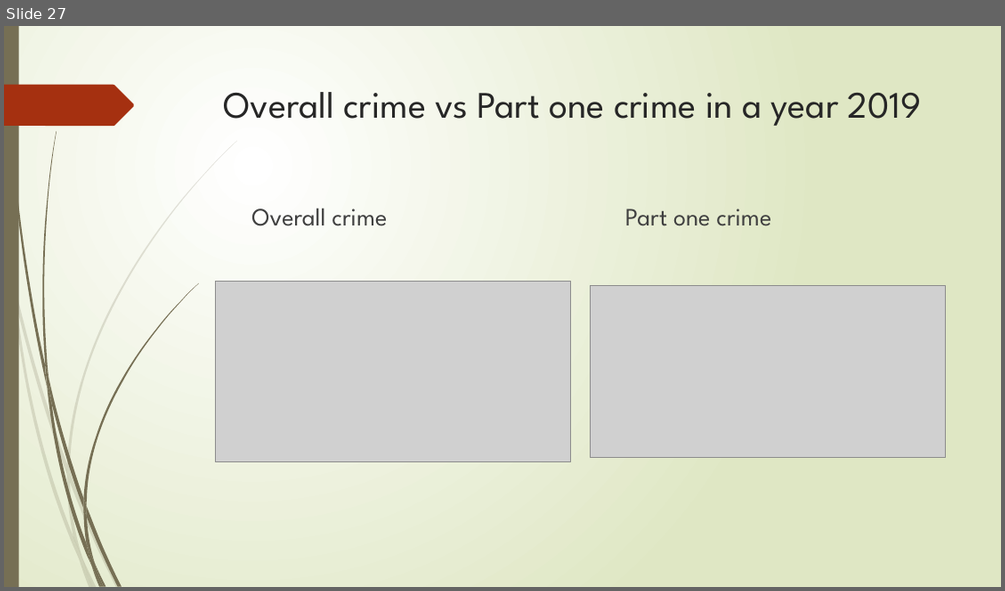
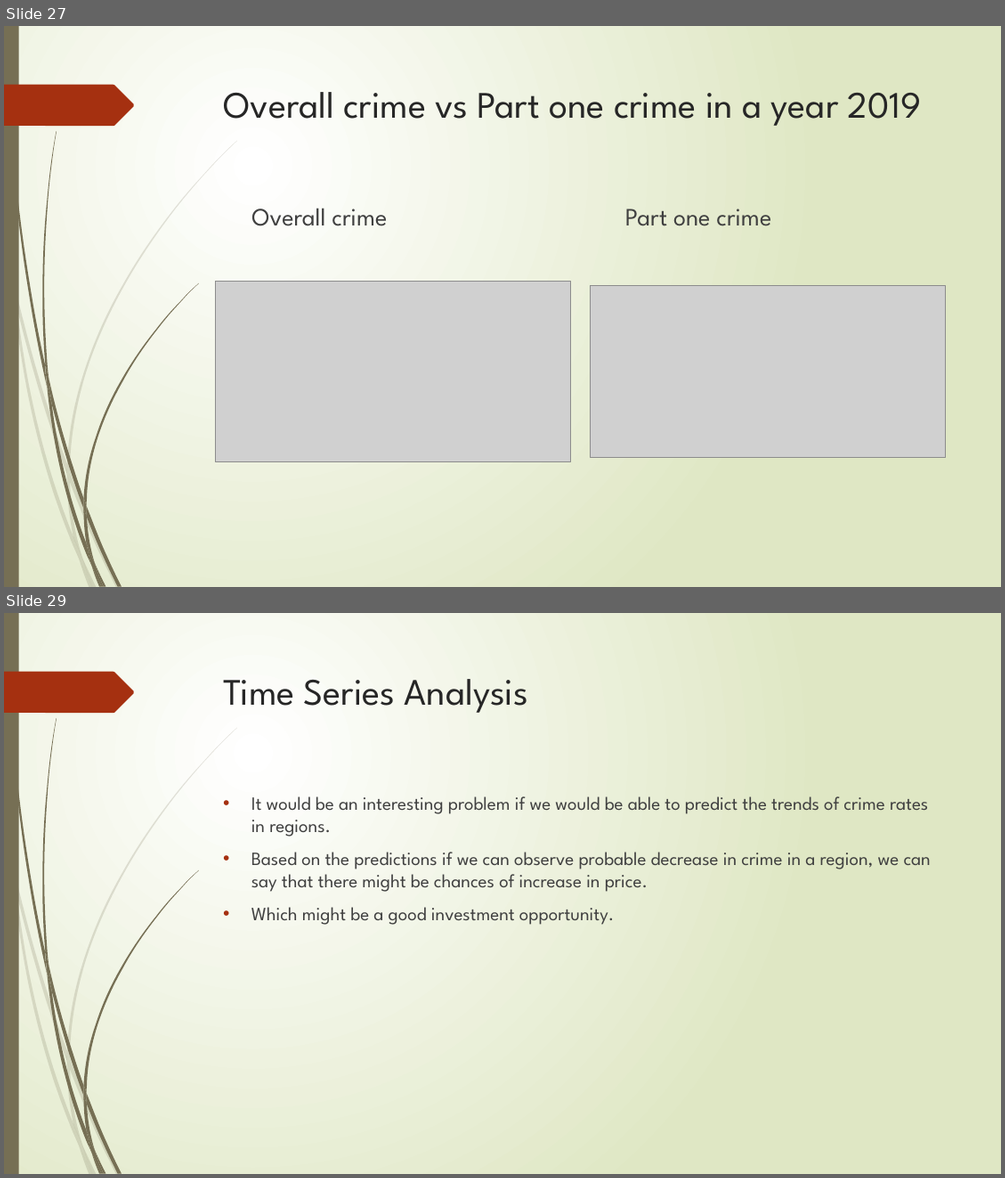
Before and after one commit to mitresh95/ImpactOfCrimeOnHousing, a slide deck: Presentation.pptx. Shown one above the other, each under a label of ours: slide 27 before the commit, slides 27 and 29 after it; the slides between them are not shown. The pictures are 1005x591 and 1005x1178 pixels, drawn with LibreOffice and Linux fonts; fonts in the diff are those of the drawing; grey boxes stand for pictures. Boxes give left, top, right and bottom in pixels: in the first picture for what was removed or moved away, otherwise in the second. Text is boxed around its words. In the diff, an @@ line names an element or a change of style, - is before the commit and + after.

```diff
--- a/Presentation.pptx
+++ b/Presentation.pptx
@@ slide 29 added at <box>4,613,1001,1174</box>, background gradient #FFFFFF to #DFE8C4; not listed: 24 template elements that a slide beside it also shows @@
@@ title added at <box>224,679,528,713</box>, 36 pt, text #262626 @@
+Time Series Analysis
@@ text added at <box>251,796,930,925</box>, 18 pt, text #404040 @@
+• It would be an interesting problem if we would be able to predict the trends of crime rates in regions.
+• Based on the predictions if we can observe probable decrease in crime in a region, we can say that there might be chances of increase in price.
+• Which might be a good investment opportunity.
```
Also in this commit, not shown: 1 slide changed, 3 other slides added, 2 other files.
